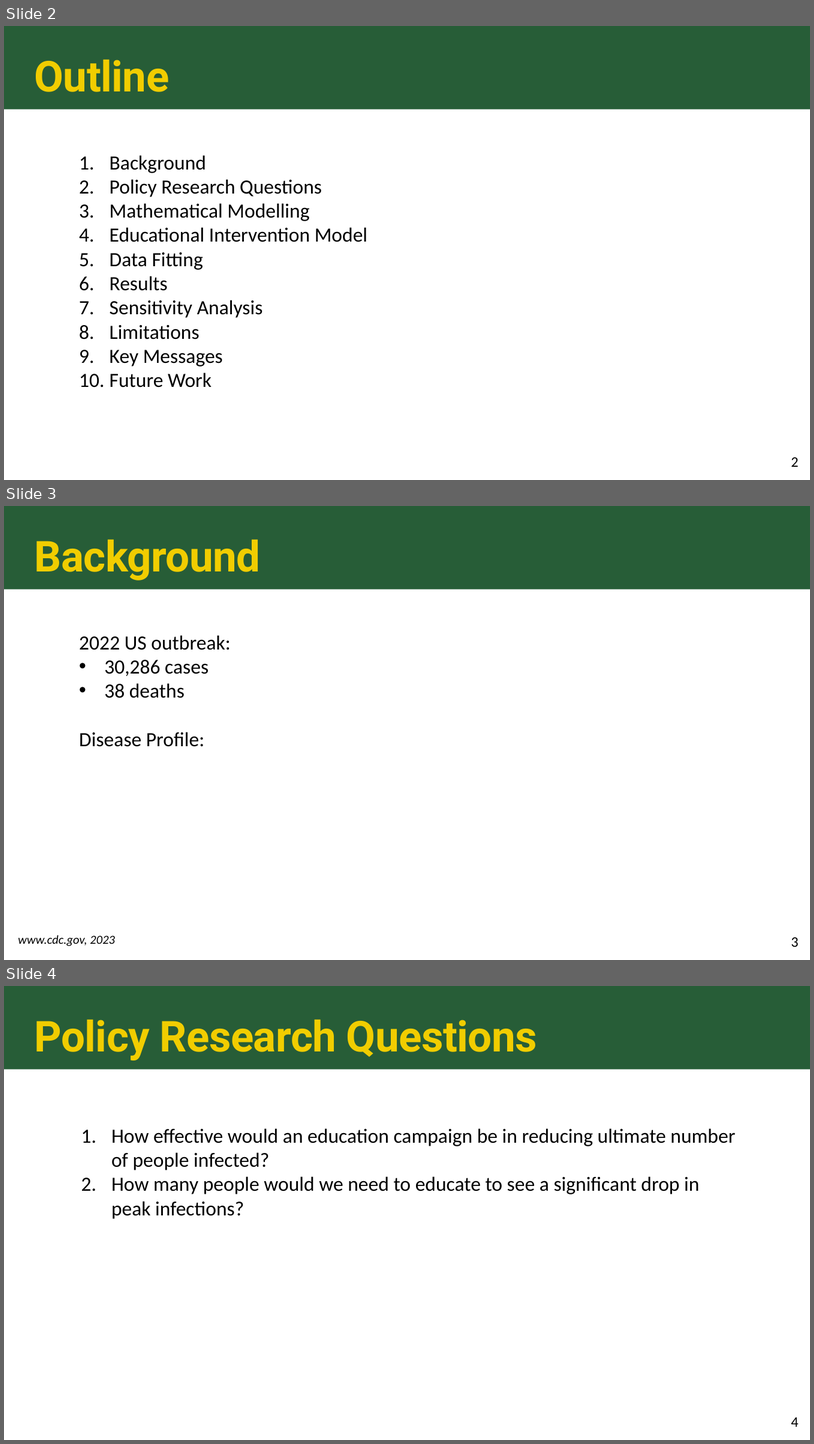
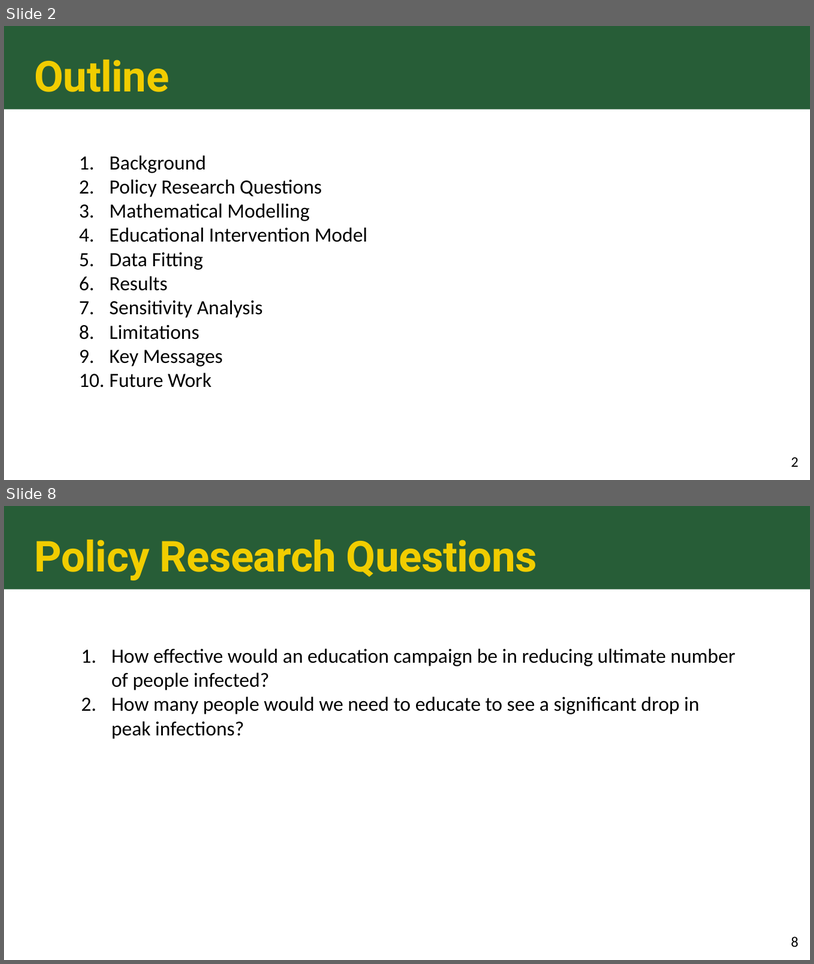
Before and after one commit to colbychristian/mpox_sier, a slide deck: Mpox_education_PPT.pptx. Shown one above the other, each under a label of ours: slides 2, 3 and 4 before the commit, slides 2 and 8 after it; the slides between them are not shown. The pictures are 814x1444 and 814x964 pixels, drawn with LibreOffice and Linux fonts; fonts in the diff are those of the drawing. Boxes give left, top, right and bottom in pixels: in the first picture for what was removed or moved away, otherwise in the second. Text is boxed around its words. In the diff, an @@ line names an element or a change of style, - is before the commit and + after.

```diff
--- a/Mpox_education_PPT.pptx
+++ b/Mpox_education_PPT.pptx
@@ slide 3 removed at (x1=4, y1=506, x2=810, y2=960), background #FFFFFF; not listed: 1 template element that a slide beside it also shows @@
@@ title removed at (x1=35, y1=539, x2=261, y2=580) @@
-Background
@@ text removed at (x1=79, y1=635, x2=230, y2=747) @@
-2022 US outbreak:
-• 30,286 cases
-• 38 deaths
-Disease Profile:
@@ text removed at (x1=18, y1=934, x2=115, y2=946) @@
-www.cdc.gov, 2023
@@ page number removed at (x1=791, y1=937, x2=798, y2=946) @@
-3
@@ what was slide 4 is now slide 8 @@
@@ page number at (x1=791, y1=936, x2=798, y2=946): text changed @@
-4
+8
```
Also in this commit, not shown: 2 slides changed, 6 slides added, 1 other slide removed.
